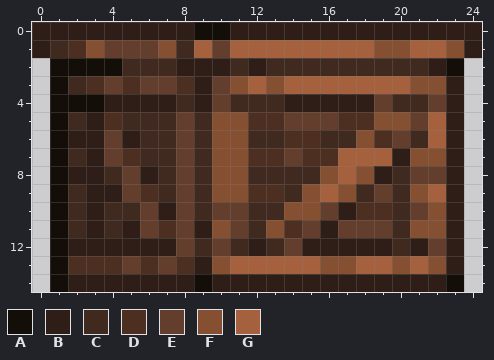
File history of a pixel-art sprite, content/Entities/Items/Crate/crate.png. This is how it looked before the edit.
The file is 25x15 pixels.
Palette (. is transparent): A #140e08  B #2f1e17  C #40291f  D #4d2f21  E #643e2d  F #854f32  G #a5613d
Pixels before, first column x 0:
 0 BBBBBBBBBAABBBBBBBBBBBBBB
 1 BCDFEEEFCGEGGGGGGGGFFGGFB
 2 .AAAACCCBBBCBCCCCCCCCCBA.
 3 .ACDEDEEDBEFGFGGGGGGGFFB.
 4 .AAABBBBCBECCCBBBBBECCEB.
 5 .ACBDCCCECFFDDEEEDDFFEGB.
 6 .ABBEBCCECFFCCDDCCFDECGB.
 7 .ACBEDCCECFFDDEDDGGGBFFB.
 8 .ABBCEBCECFFCCCCFGFBCEEB.
 9 .ACBBEDCECFFDDCFGFCECFGB.
10 .ACBCCEBECEECCFFEBDDCEFB.
11 .ACBCBEDEBFECFDEBEEECFFB.
12 .ABBBBBBECECBCEBBBBBCBEB.
13 .ADDDEDEDBFGGGGGFFGGFGFB.
14 .ABBBBBBBABBBBBBBBBBBBBA.
New version:
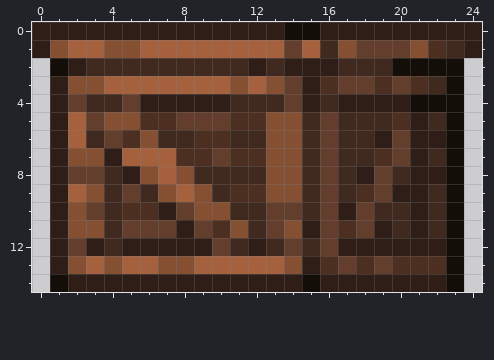
Commit: Improved shipping crates
From old to new:
Changed rows in their new state; - is an unchanged pixel.
first column x 1:
 0 --------BB---AA--------
 1 FGGFFGGG-G---E-CFEEEFDC
 2 -BCC---CCC---BBB---AAA-
 3 BFFGGGGGGG---EBDEEDEDCA
 4 BECCE--B-B---E-C--BBAAA
 5 BGEFFDD-EED-FFC-CCCDBCA
 6 BGC-DF-CDDC-FFCE-CB-BBA
 7 BFFBGGGDDED-FFCECCDEBCA
 8 BEE-BFGF-CC-FF-ECBE-BBA
 9 BGFC-CFGFCD-FFCECD-BBCA
10 BFE-DD--FFC-EEC--EC-BCA
11 BFF-E-EBEDF-EFBED-B-BCA
12 BE-C---BB-----CE---B-BA
13 BFGFGGFFGG---FBDEDEDDDA
14 --------B-----A--------
Changed places in both pictures, as pixel boxes (x1, y1, x2, y2):
changed: (50, 22, 464, 292)
